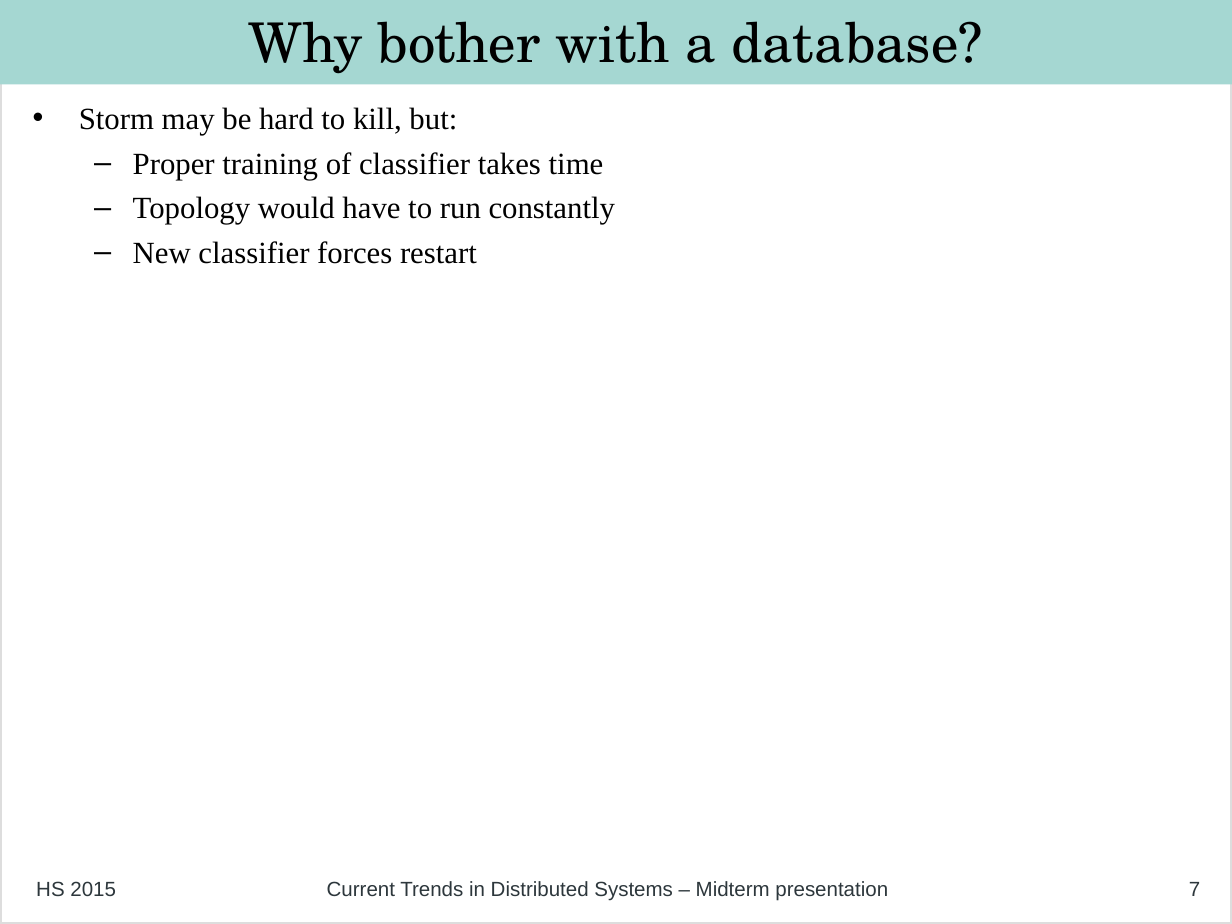
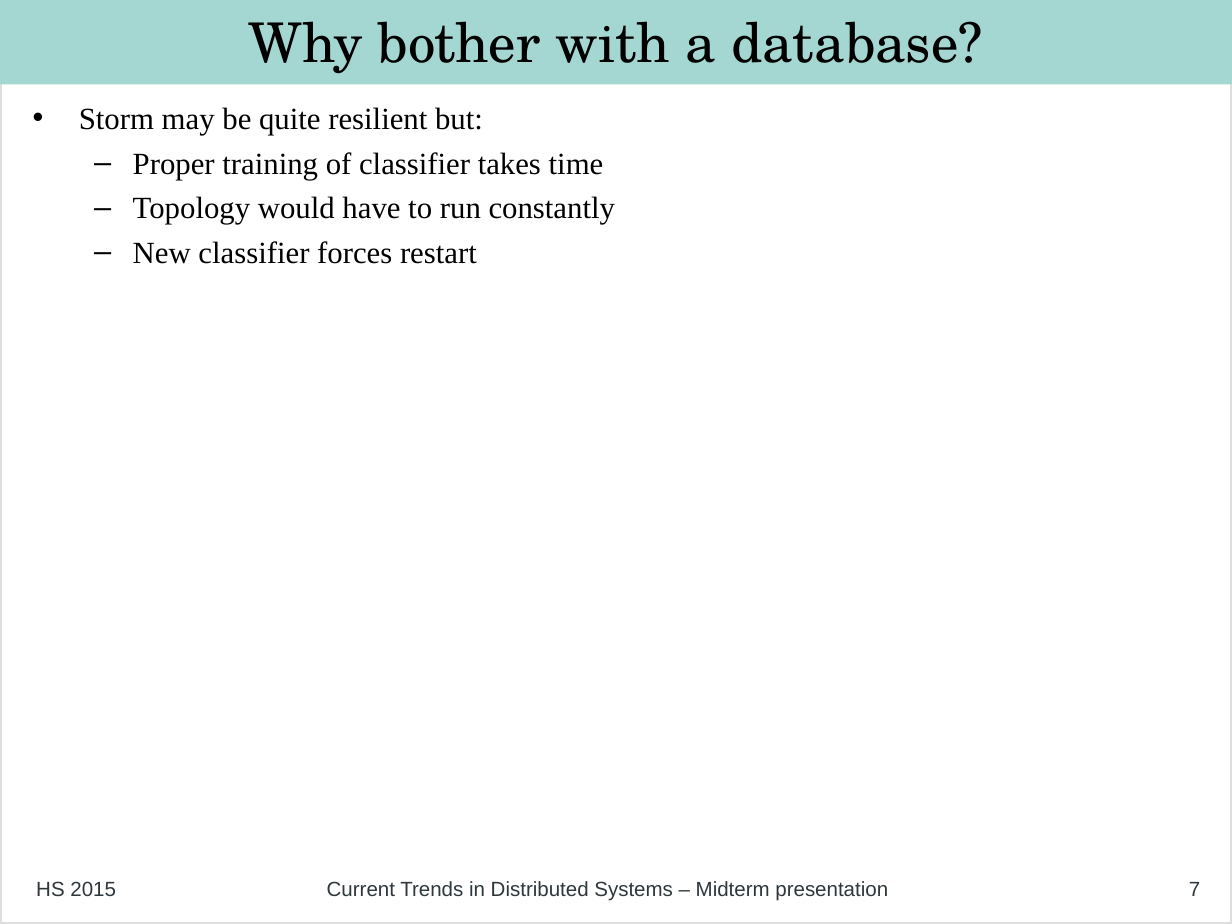
Before and after one commit to philipp-oldenburg/ctds-storm, a slide deck: slide 7 of Project-Weather-Station/Mid Term Presentation - Final.odp. Drawn at 1232x924 pixels with LibreOffice and Linux fonts; fonts in the diff are those of the drawing. Boxes give left, top, right and bottom in pixels: in the first picture for what was removed or moved away, otherwise in the second. Text is boxed around its words. In the diff, an @@ line names an element or a change of style, - is before the commit and + after.

Commit message:
small changes to presentation

```diff
--- a/Project-Weather-Station/Mid Term Presentation - Final.odp
+++ b/Project-Weather-Station/Mid Term Presentation - Final.odp
@@ text at bbox=[79, 107, 483, 135]: text changed @@
-• Storm may be hard to kill, but:
+• Storm may be quite resilient but:
```
Also in this commit, not shown: 2 other slides changed.
